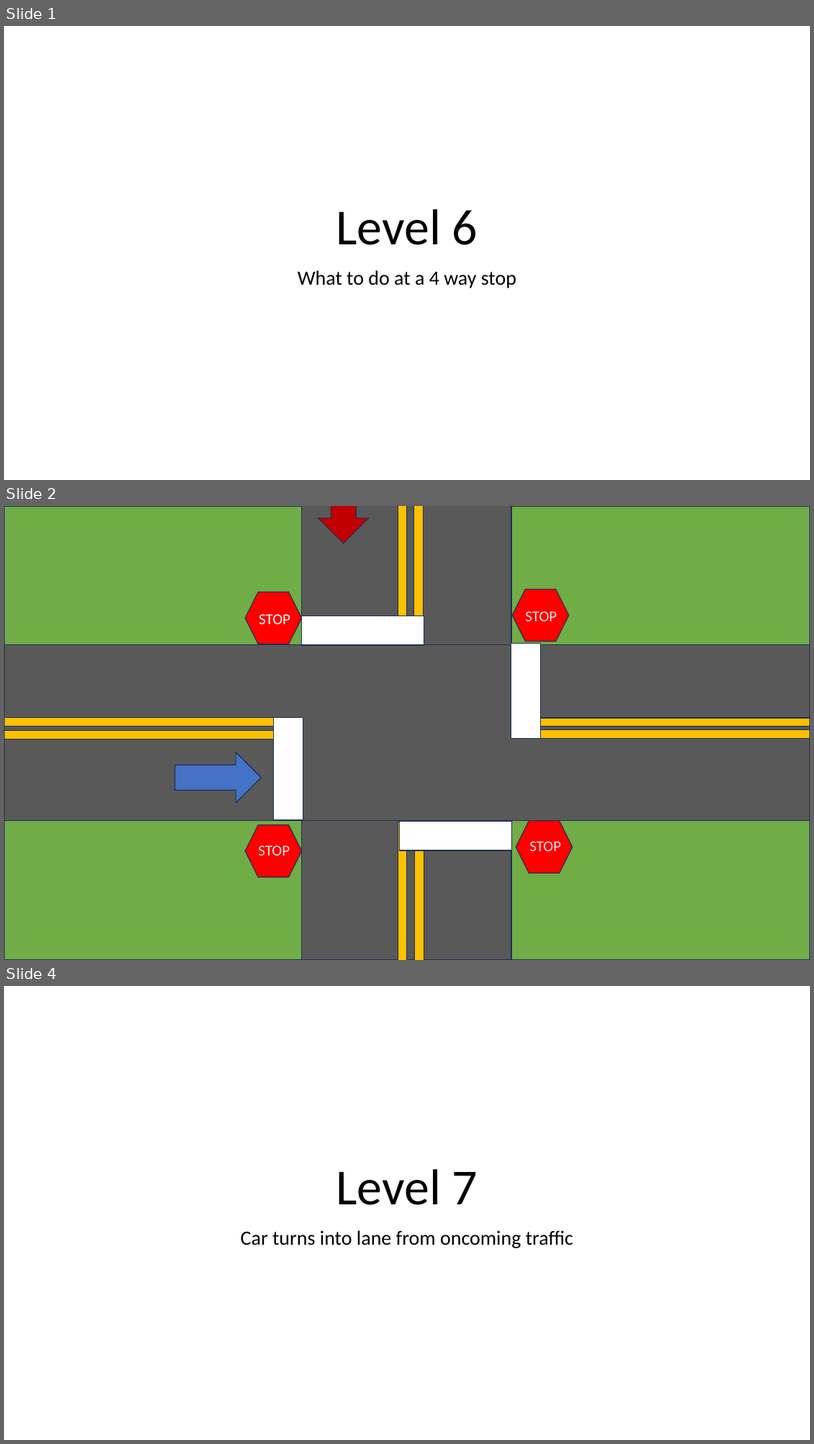
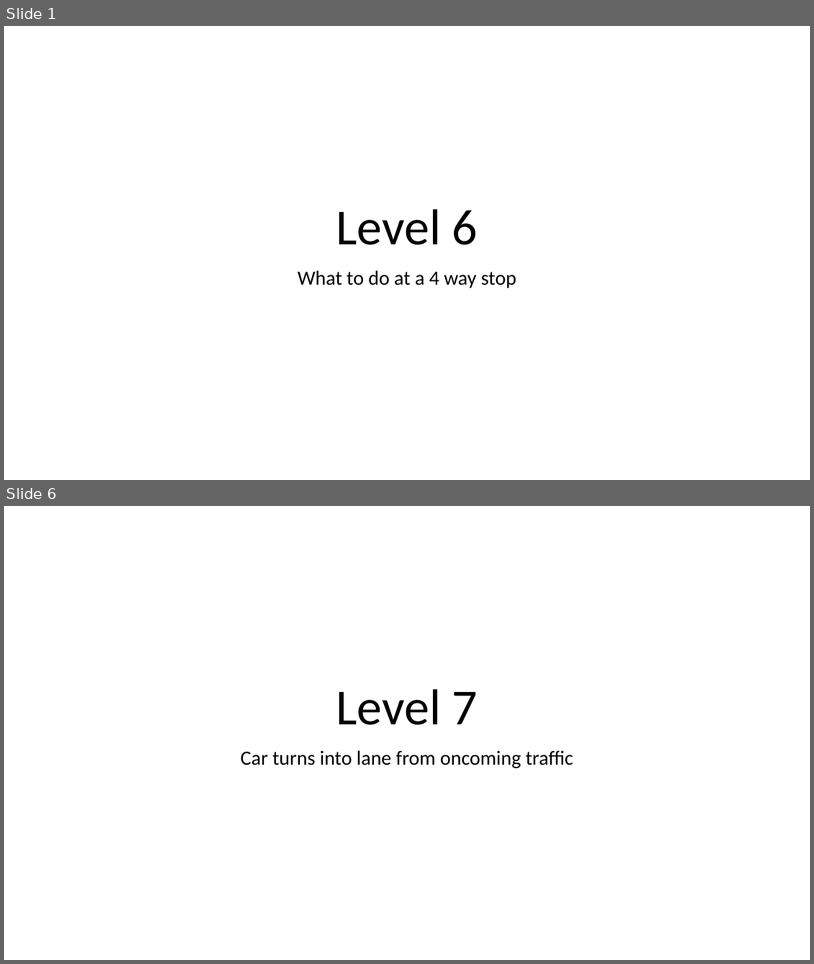
Before and after one commit to pancake423/driving-simulator, a slide deck: refs/level 6 through 10.pptm. Shown one above the other, each under a label of ours: slides 1, 2 and 4 before the commit, slides 1 and 6 after it; the slides between them are not shown. The pictures are 814x1444 and 814x964 pixels, drawn with LibreOffice and Linux fonts; fonts in the diff are those of the drawing. Boxes give left, top, right and bottom in pixels: in the first picture for what was removed or moved away, otherwise in the second. Text is boxed around its words. In the diff, an @@ line names an element or a change of style, - is before the commit and + after.

```diff
--- a/refs/level 6 through 10.pptm
+++ b/refs/level 6 through 10.pptm
@@ slide 2 removed at bbox=[4, 506, 810, 960], background #FFFFFF @@
@@ rectangle removed at bbox=[4, 506, 303, 644] @@
@@ rectangle removed at bbox=[301, 506, 511, 959] @@
@@ right arrow removed at bbox=[318, 506, 369, 543] @@
@@ rectangle removed at bbox=[399, 506, 407, 644] @@
@@ rectangle removed at bbox=[414, 506, 423, 644] @@
@@ rectangle removed at bbox=[512, 506, 810, 659] @@
@@ hexagon removed at bbox=[245, 592, 302, 644] @@
@@ hexagon removed at bbox=[513, 589, 570, 641] @@
@@ text removed at bbox=[525, 611, 557, 621] @@
-STOP
@@ text removed at bbox=[259, 614, 291, 624] @@
-STOP
@@ rectangle removed at bbox=[301, 615, 424, 644] @@
@@ rectangle removed at bbox=[4, 644, 810, 820] @@
@@ rectangle removed at bbox=[512, 643, 540, 738] @@
@@ rectangle removed at bbox=[4, 717, 303, 726] @@
@@ rectangle removed at bbox=[274, 718, 303, 820] @@
@@ rectangle removed at bbox=[512, 718, 810, 726] @@
@@ rectangle removed at bbox=[4, 731, 303, 739] @@
@@ rectangle removed at bbox=[512, 730, 810, 739] @@
@@ right arrow removed at bbox=[175, 752, 261, 803] @@
@@ rectangle removed at bbox=[512, 807, 810, 960] @@
@@ rectangle removed at bbox=[4, 820, 303, 960] @@
@@ hexagon removed at bbox=[245, 825, 302, 877] @@
@@ rectangle removed at bbox=[399, 822, 407, 960] @@
@@ rectangle removed at bbox=[399, 821, 512, 850] @@
@@ rectangle removed at bbox=[415, 822, 424, 960] @@
@@ hexagon removed at bbox=[517, 821, 574, 872] @@
@@ text removed at bbox=[258, 845, 290, 855] @@
-STOP
@@ text removed at bbox=[530, 841, 561, 851] @@
-STOP
@@ what was slide 4 is now slide 6 @@
```
Also in this commit, not shown: 4 slides added, 1 other slide removed.
